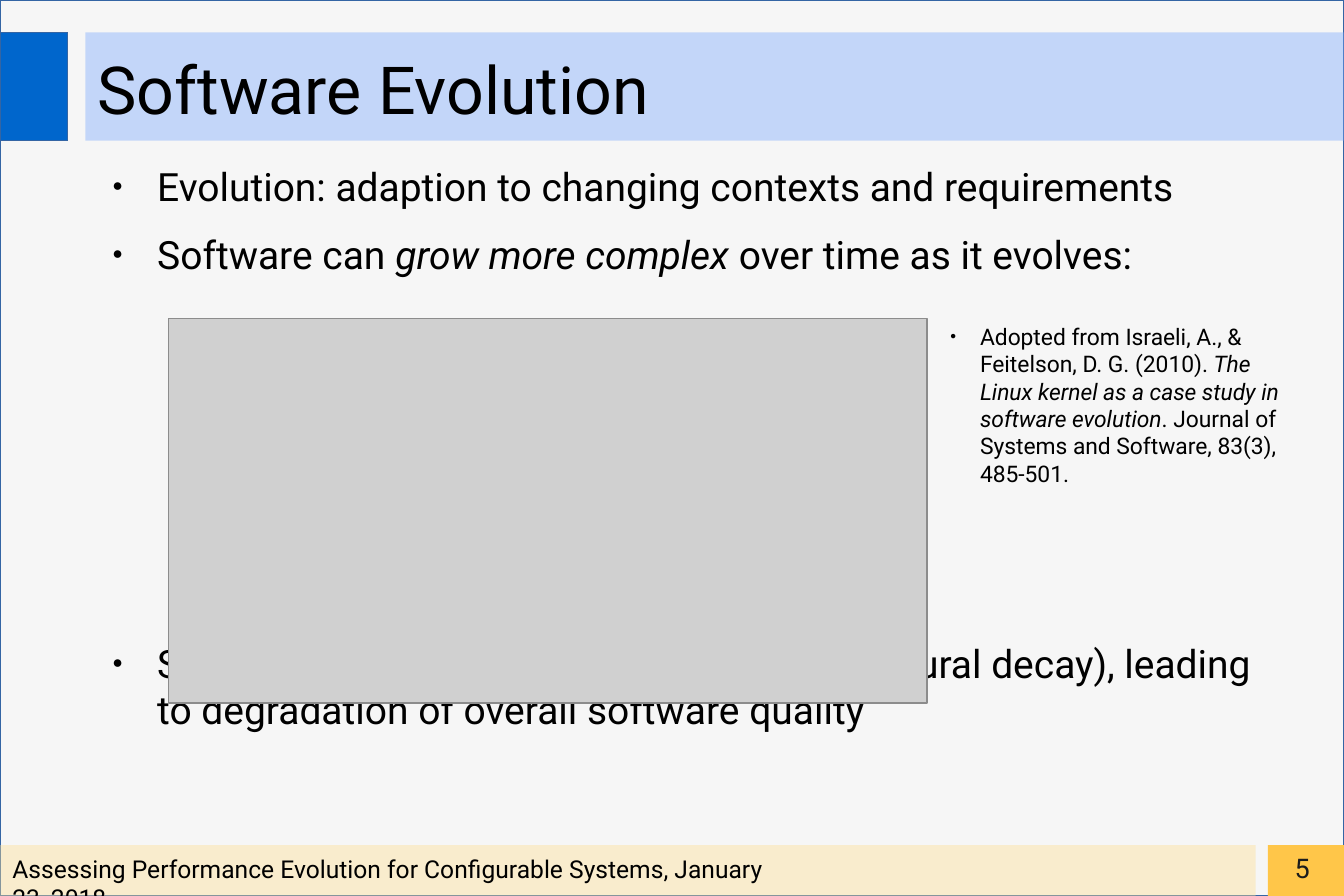
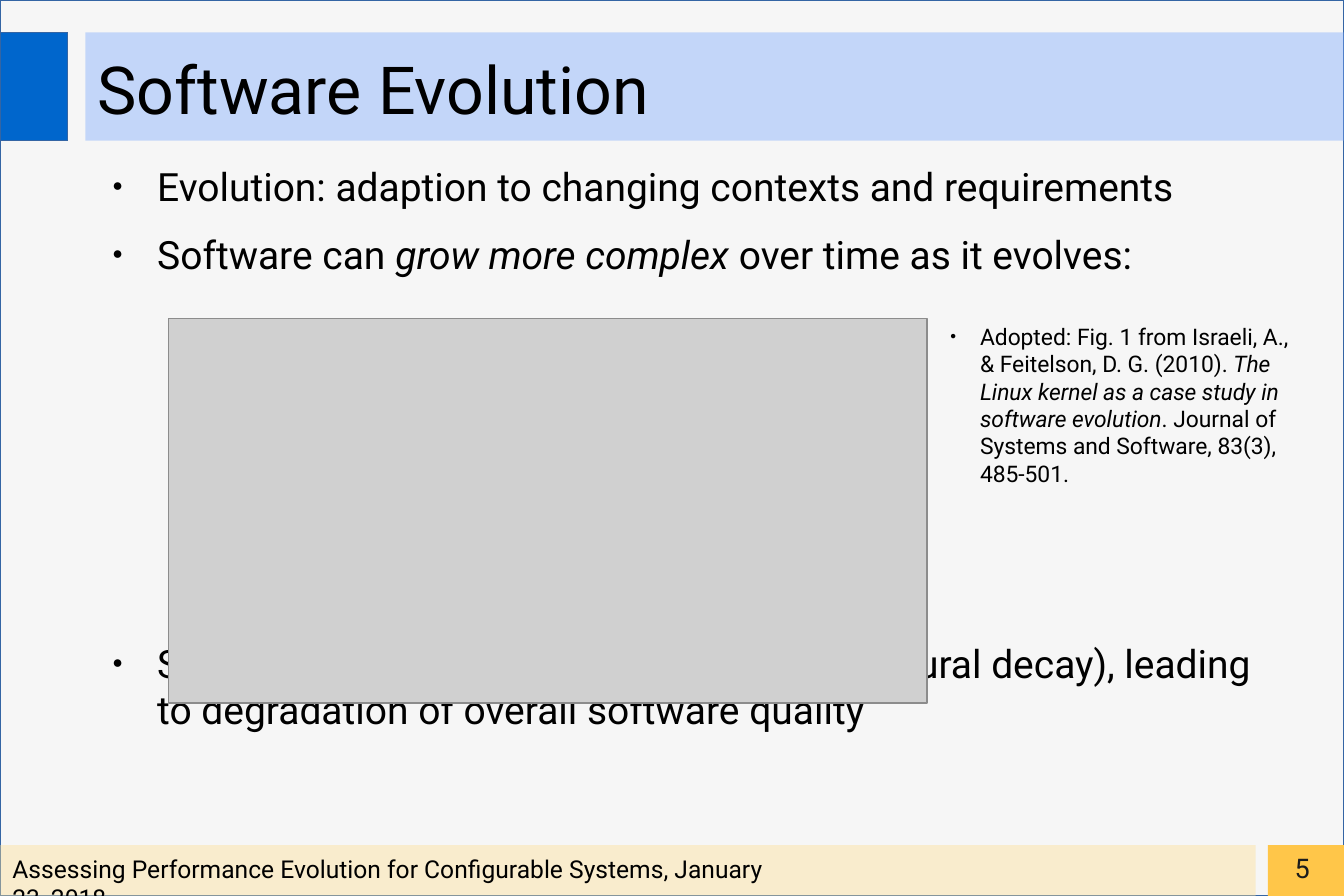
Before and after one commit to smba/msthesis, a slide deck: slide 5 of Presentations/Abschlusspräsentation_MA.odp. Drawn at 1344x896 pixels with LibreOffice and Linux fonts; fonts in the diff are those of the drawing; grey boxes stand for pictures. Boxes give left, top, right and bottom in pixels: in the first picture for what was removed or moved away, otherwise in the second. Text is boxed around its words. In the diff, an @@ line names an element or a change of style, - is before the commit and + after.

```diff
--- a/Presentations/Abschlusspräsentation_MA.odp
+++ b/Presentations/Abschlusspräsentation_MA.odp
@@ text at [980,327,1288,483]: text changed @@
-● Adopted from Israeli, A., & Feitelson, D. G. (2010). The Linux kernel as a case study in software evolution. Journal of Systems and Software, 83(3), 485-501.
+● Adopted: Fig. 1 from Israeli, A., & Feitelson, D. G. (2010). The Linux kernel as a case study in software evolution. Journal of Systems and Software, 83(3), 485-501.
```
Also in this commit, not shown: 4 other slides changed, 6 slides added, 10 slides removed.
